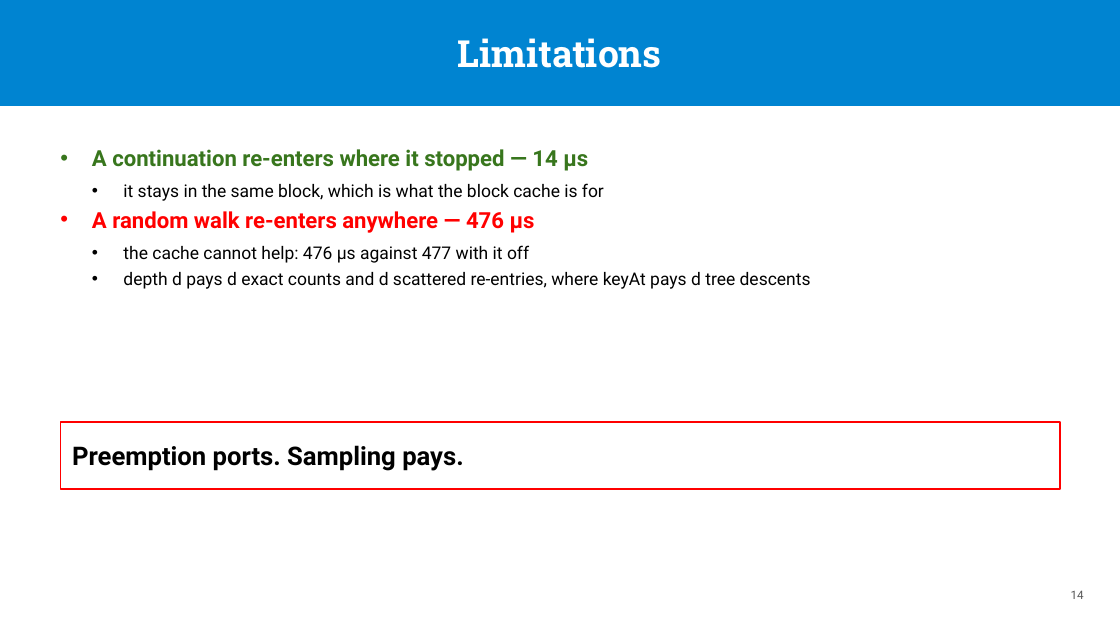
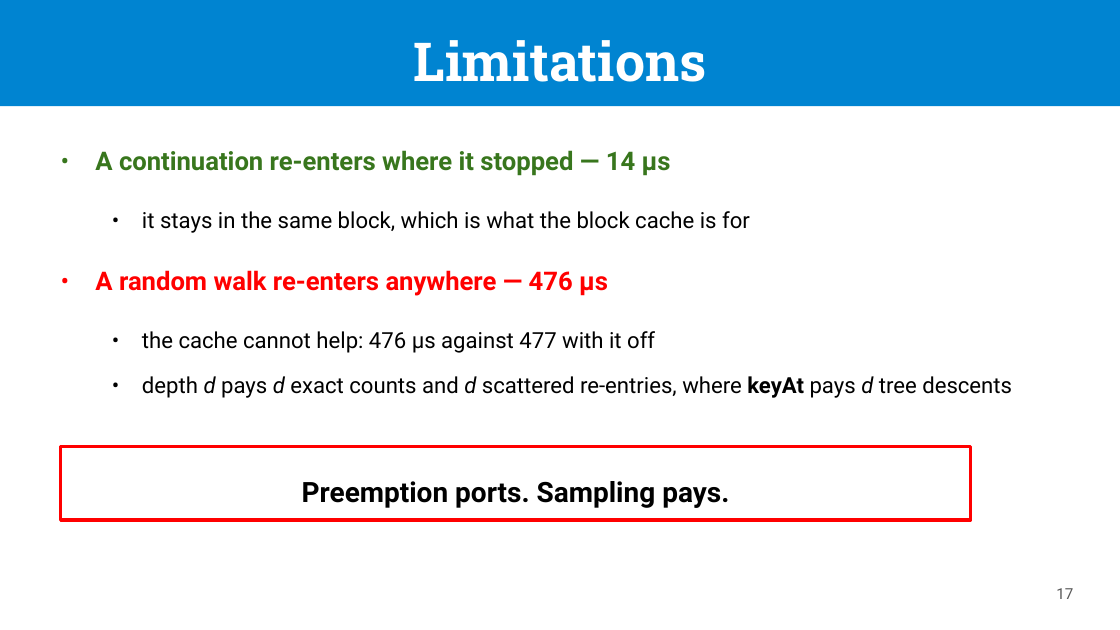
Before and after one commit to passage-org/passage, a slide deck: slide 17 of passage-qlever/slides/QLever as a Passage backend.pptx (slide 14 before the commit). Drawn at 1120x630 pixels with LibreOffice and Linux fonts; fonts in the diff are those of the drawing. Boxes give left, top, right and bottom in pixels: in the first picture for what was removed or moved away, otherwise in the second. Text is boxed around its words. In the diff, an @@ line names an element or a change of style, - is before the commit and + after.

```diff
--- a/passage-qlever/slides/QLever as a Passage backend.pptx
+++ b/passage-qlever/slides/QLever as a Passage backend.pptx
@@ text "Limitations": place and size @@
-text "Limitations" at box(458, 38, 662, 68)
+text "Limitations" at box(414, 40, 706, 82)
@@ text "Limitations" at box(414, 40, 706, 82): size 32 to 46 pt; line spacing 1 to 1.1; vertical alignment middle to top @@
@@ rectangle removed at box(0, 0, 1120, 106) @@
@@ rectangle added at box(0, 0, 1120, 106), fill #0084D1 @@
@@ text added at box(95, 150, 671, 176), 22 pt, text #38761D, bold @@
+• A continuation re-enters where it stopped — 14 µs
@@ text added at box(142, 211, 750, 233), 19 pt, text #000000 @@
+• it stays in the same block, which is what the block cache is for
@@ text added at box(95, 270, 608, 296), 22 pt, text #FF0000, bold @@
+• A random walk re-enters anywhere — 476 µs
@@ text at box(142, 331, 1012, 398): text changed; size 15 to 19 pt @@
-• A continuation re-enters where it stopped — 14 µs
-  • it stays in the same block, which is what the block cache is for
-• A random walk re-enters anywhere — 476 µs
-  • the cache cannot help: 476 µs against 477 with it off
-  • depth d pays d exact counts and d scattered re-entries, where keyAt pays d tree descents
+• the cache cannot help: 476 µs against 477 with it off
+• depth d pays d exact counts and d scattered re-entries, where keyAt pays d tree descents
@@ rectangle "Preemption ports. Sampling pays.": place and size @@
-rectangle "Preemption ports. Sampling pays." at box(60, 422, 1060, 489)
+rectangle "Preemption ports. Sampling pays." at box(60, 447, 970, 520)
@@ rectangle "Preemption ports. Sampling pays." at box(60, 447, 970, 520): size 22 to 24 pt; alignment left to centre; line spacing 1.2 to 1.35; outline #FF0000 1.5 pt to #FF0000 3 pt @@
@@ text added at box(1056, 588, 1073, 599), 13 pt, text #595959 @@
+17
@@ page number removed at box(1071, 590, 1084, 599) @@
-14
```
Also in this commit, not shown: 15 other slides changed, 3 slides added, 11 other files.
